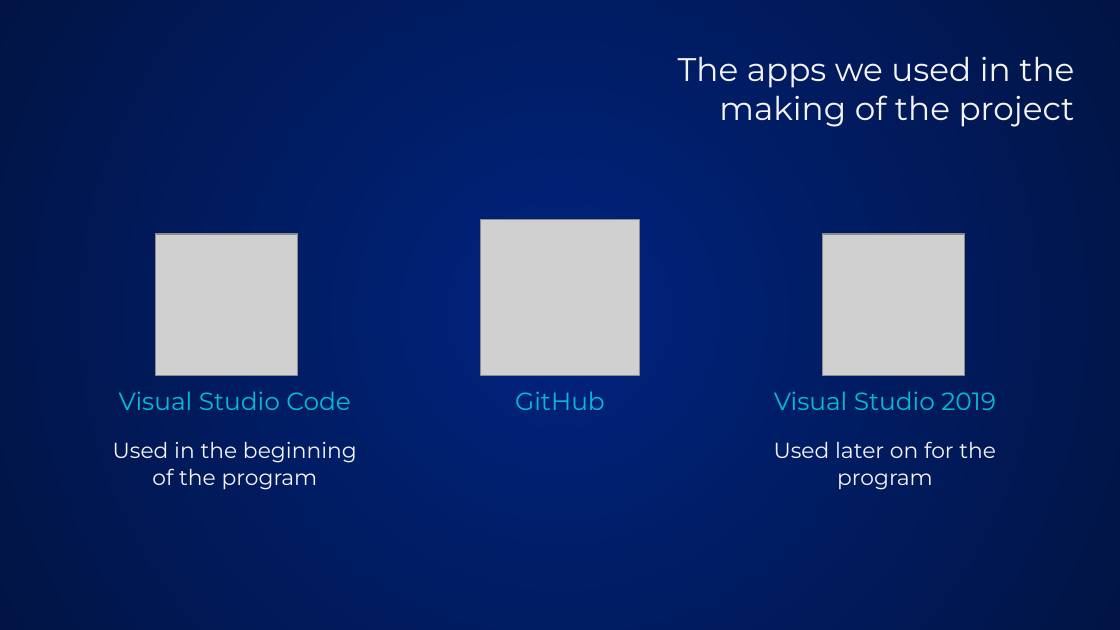
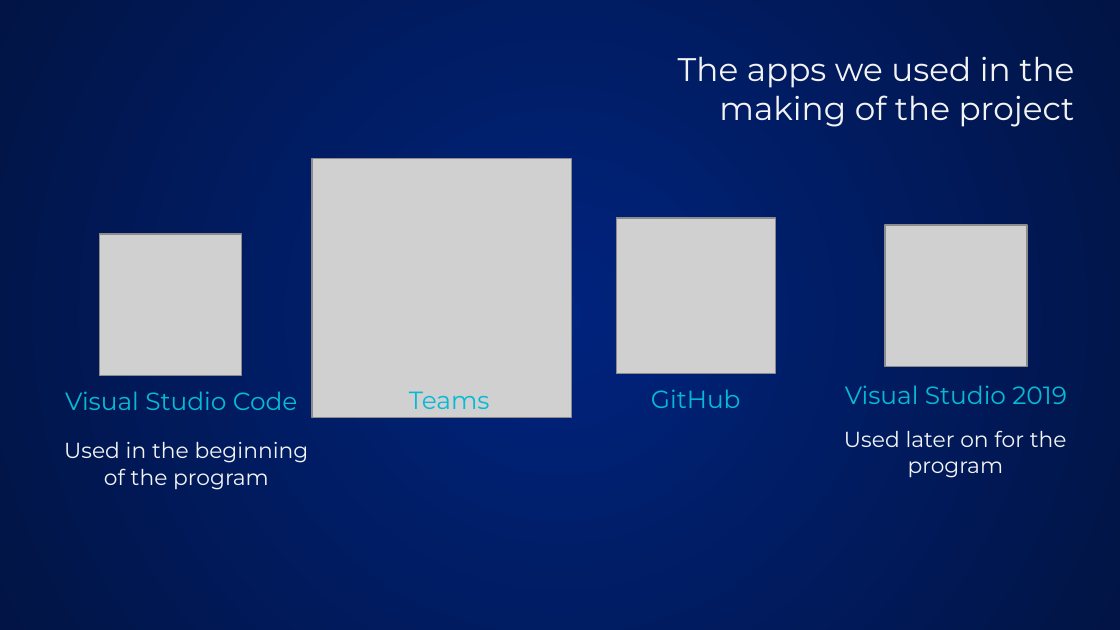
Before and after one commit to GAMihov18/RepoForSchoolProject, a slide deck: slide 4 of FirearmShopPres.pptx. Drawn at 1120x630 pixels with LibreOffice and Linux fonts; fonts in the diff are those of the drawing; grey boxes stand for pictures; background and template pictures are left out. Boxes give left, top, right and bottom in pixels: in the first picture for what was removed or moved away, otherwise in the second. Text is boxed around its words. In the diff, an @@ line names an element or a change of style, - is before the commit and + after.

Commit message:
Updated the presentation... again

```diff
--- a/FirearmShopPres.pptx
+++ b/FirearmShopPres.pptx
@@ picture added at (312,159,572,419) @@
@@ picture: place and size @@
-picture at (156,234,298,375)
+picture at (100,234,242,375)
@@ picture: place and size @@
-picture at (480,220,640,375)
+picture at (616,218,775,374)
@@ picture: place and size @@
-picture at (822,234,964,375)
+picture at (885,225,1027,366)
@@ title "Visual Studio Code": place and size @@
-title "Visual Studio Code" at (119,391,351,410)
+title "Visual Studio Code" at (65,391,298,410)
@@ title "GitHub": place and size @@
-title "GitHub" at (515,391,605,410)
+title "GitHub" at (651,389,741,408)
@@ title "Visual Studio 2019": place and size @@
-title "Visual Studio 2019" at (774,391,996,410)
+title "Visual Studio 2019" at (845,385,1067,404)
@@ text added at (409,391,490,409), 16 pt, text #06BAD6 @@
+Teams
@@ subtitle "Used later on for the ...": place and size @@
-subtitle "Used later on for the ..." at (774,441,996,490)
+subtitle "Used later on for the ..." at (844,430,1067,478)
@@ subtitle "Used in the beginning of ...": place and size @@
-subtitle "Used in the beginning of ..." at (113,441,357,490)
+subtitle "Used in the beginning of ..." at (64,441,309,490)
```
